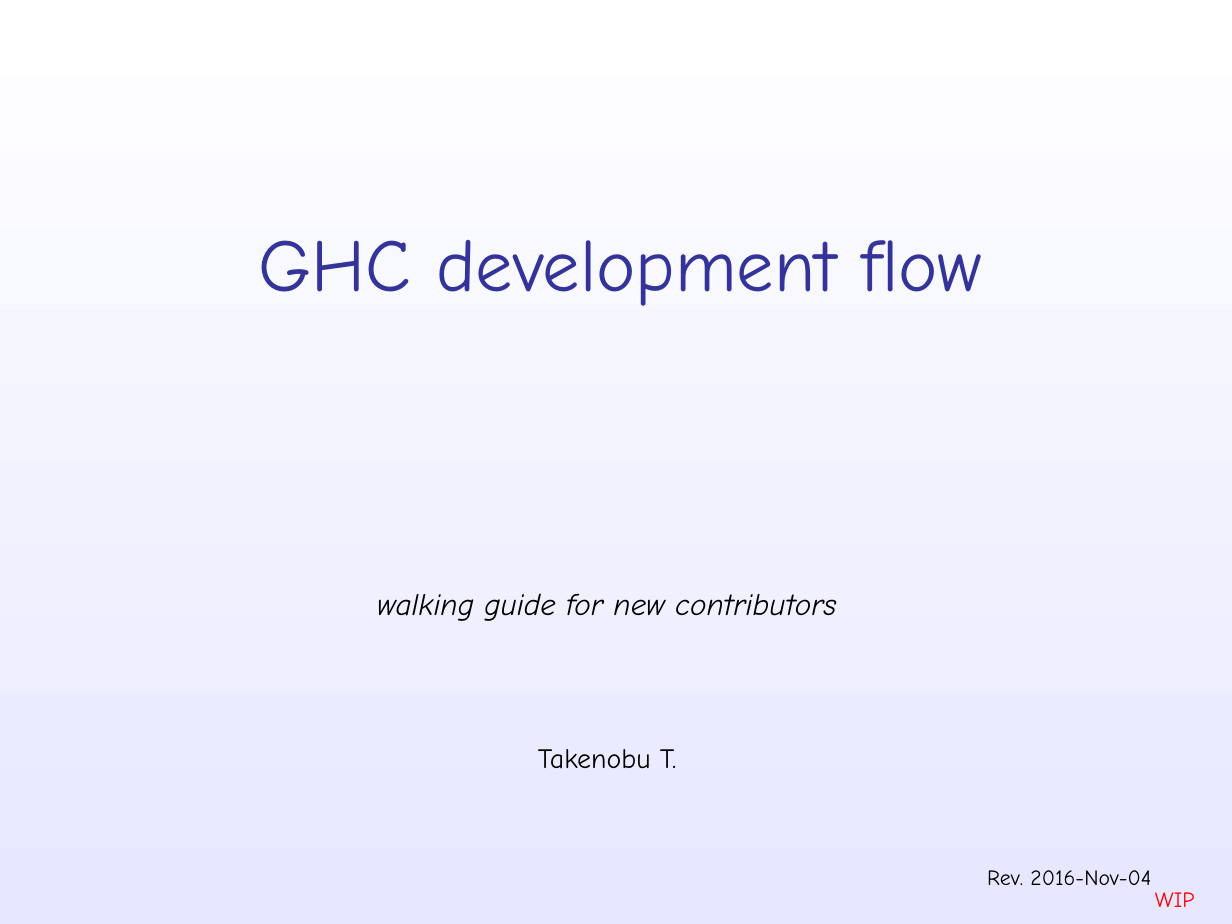
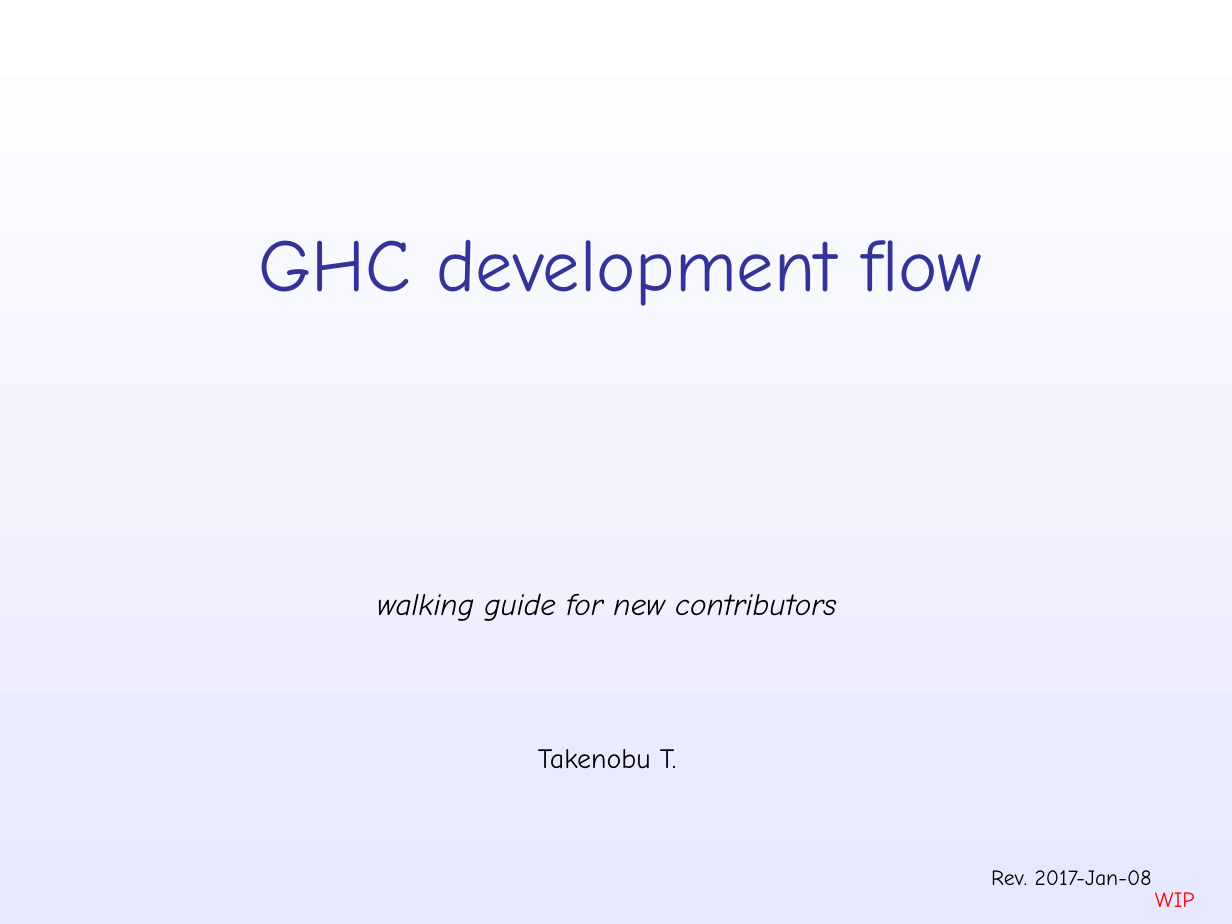
Before and after one commit to takenobu-hs/ghc-development-flow, a slide deck: slide 1 of src/ghc_development_flow.pptx. Drawn at 1232x924 pixels with LibreOffice and Linux fonts; fonts in the diff are those of the drawing. Boxes give left, top, right and bottom in pixels: in the first picture for what was removed or moved away, otherwise in the second. Text is boxed around its words. In the diff, an @@ line names an element or a change of style, - is before the commit and + after.

```diff
--- a/src/ghc_development_flow.pptx
+++ b/src/ghc_development_flow.pptx
@@ text at (991, 870, 1152, 885): text changed @@
-Rev. 2016-Nov-04
+Rev. 2017-Jan-08
```
Also in this commit, not shown: 2 other slides changed, 2 other files.
